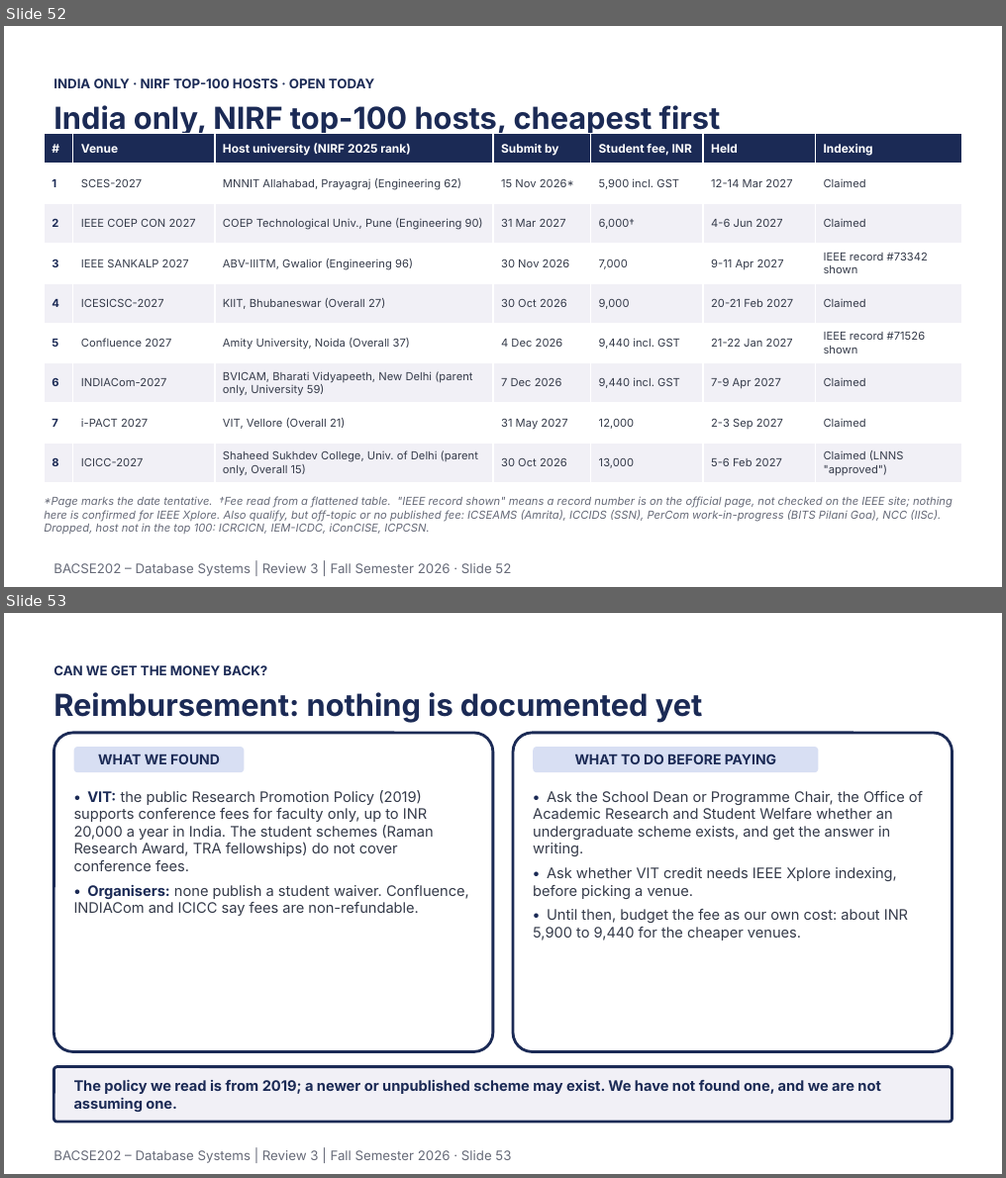
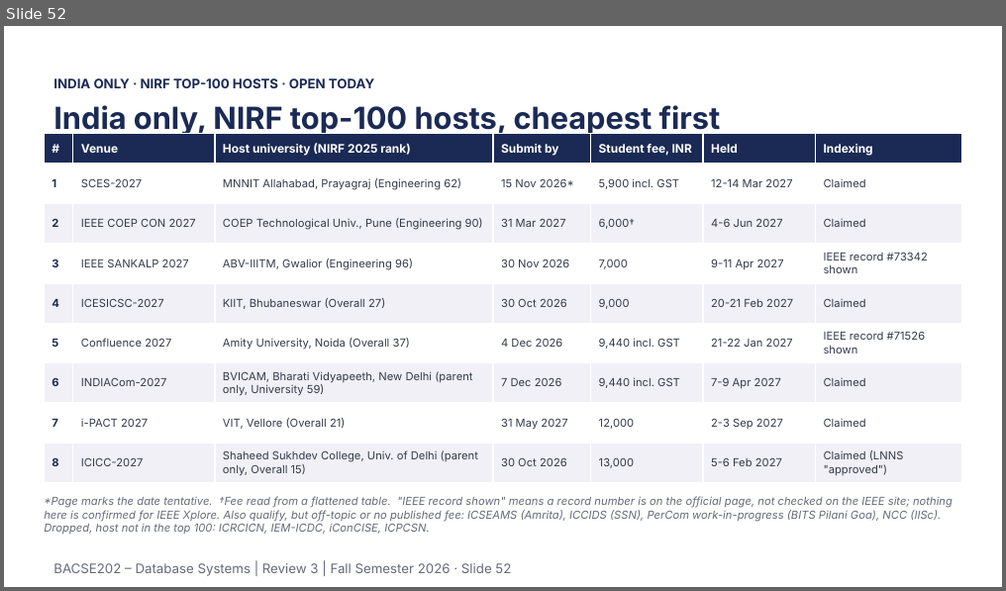
Before and after one commit to Tharakeshtj/polyvote-election-platform, a slide deck: docs/PolyVote_Review3_Final.pptx. Shown one above the other, each under a label of ours: slides 52 and 53 before the commit, slide 52 after it. The pictures are 1006x1178 and 1006x591 pixels, drawn with LibreOffice and Linux fonts; fonts in the diff are those of the drawing; background and template pictures are left out. Boxes give left, top, right and bottom in pixels: in the first picture for what was removed or moved away, otherwise in the second. Text is boxed around its words. In the diff, an @@ line names an element or a change of style, - is before the commit and + after.

```diff
--- a/docs/PolyVote_Review3_Final.pptx
+++ b/docs/PolyVote_Review3_Final.pptx
@@ slide 53 removed at [4,613,1002,1174], background #FFFFFF @@
@@ text removed at [54,665,267,675] @@
-CAN WE GET THE MONEY BACK?
@@ text removed at [54,692,703,723] @@
-Reimbursement: nothing is documented yet
@@ rounded rectangle removed at [54,733,493,1053] @@
@@ rounded rectangle removed at [74,747,245,772] @@
-WHAT WE FOUND
@@ rounded rectangle removed at [513,733,952,1053] @@
@@ rounded rectangle removed at [533,747,819,772] @@
-WHAT TO DO BEFORE PAYING
@@ text removed at [74,790,469,916] @@
-• VIT: the public Research Promotion Policy (2019) supports conference fees for faculty only, up to INR 20,000 a year in India. The student schemes (Raman Research Award, TRA fellowships) do not cover conference fees.
-• Organisers: none publish a student waiver. Confluence, INDIACom and ICICC say fees are non-refundable.
@@ text removed at [533,791,923,941] @@
-• Ask the School Dean or Programme Chair, the Office of Academic Research and Student Welfare whether an undergraduate scheme exists, and get the answer in writing.
-• Ask whether VIT credit needs IEEE Xplore indexing, before picking a venue.
-• Until then, budget the fee as our own cost: about INR 5,900 to 9,440 for the cheaper venues.
@@ rounded rectangle removed at [54,1067,952,1122] @@
@@ text removed at [74,1080,880,1112] @@
-The policy we read is from 2019; a newer or unpublished scheme may exist. We have not found one, and we are not assuming one.
@@ text removed at [54,1151,511,1163] @@
-BACSE202 – Database Systems | Review 3 | Fall Semester 2026 · Slide 53
```
Also in this commit, not shown: 2 slides changed, 3 other files.
